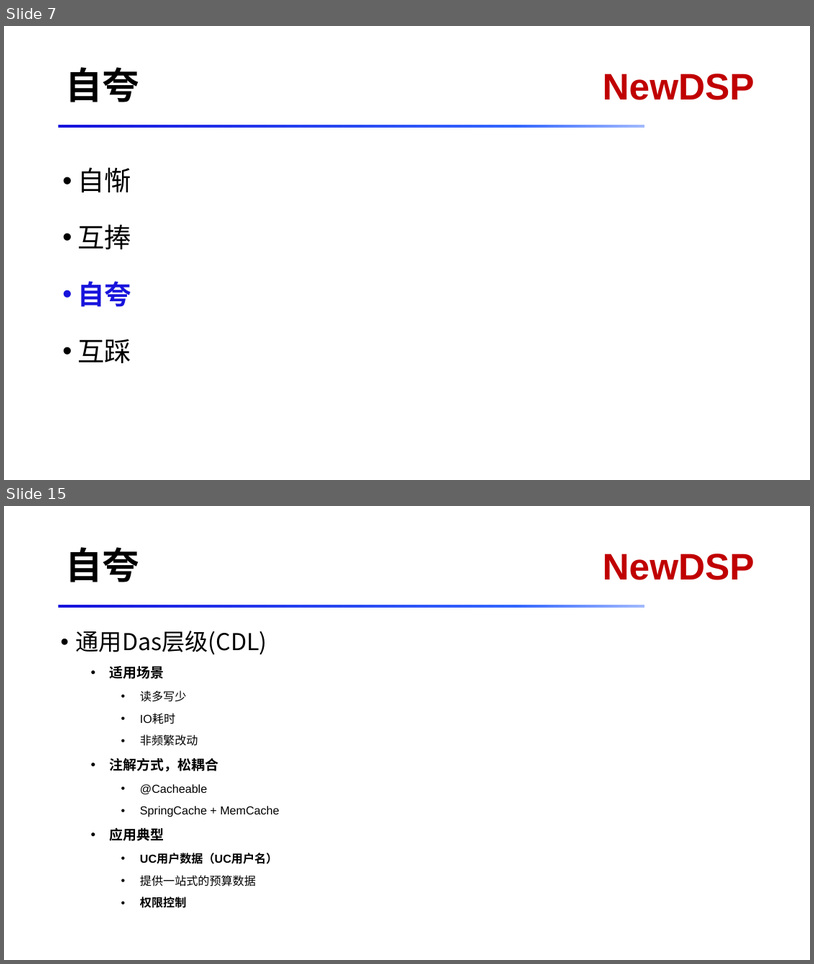
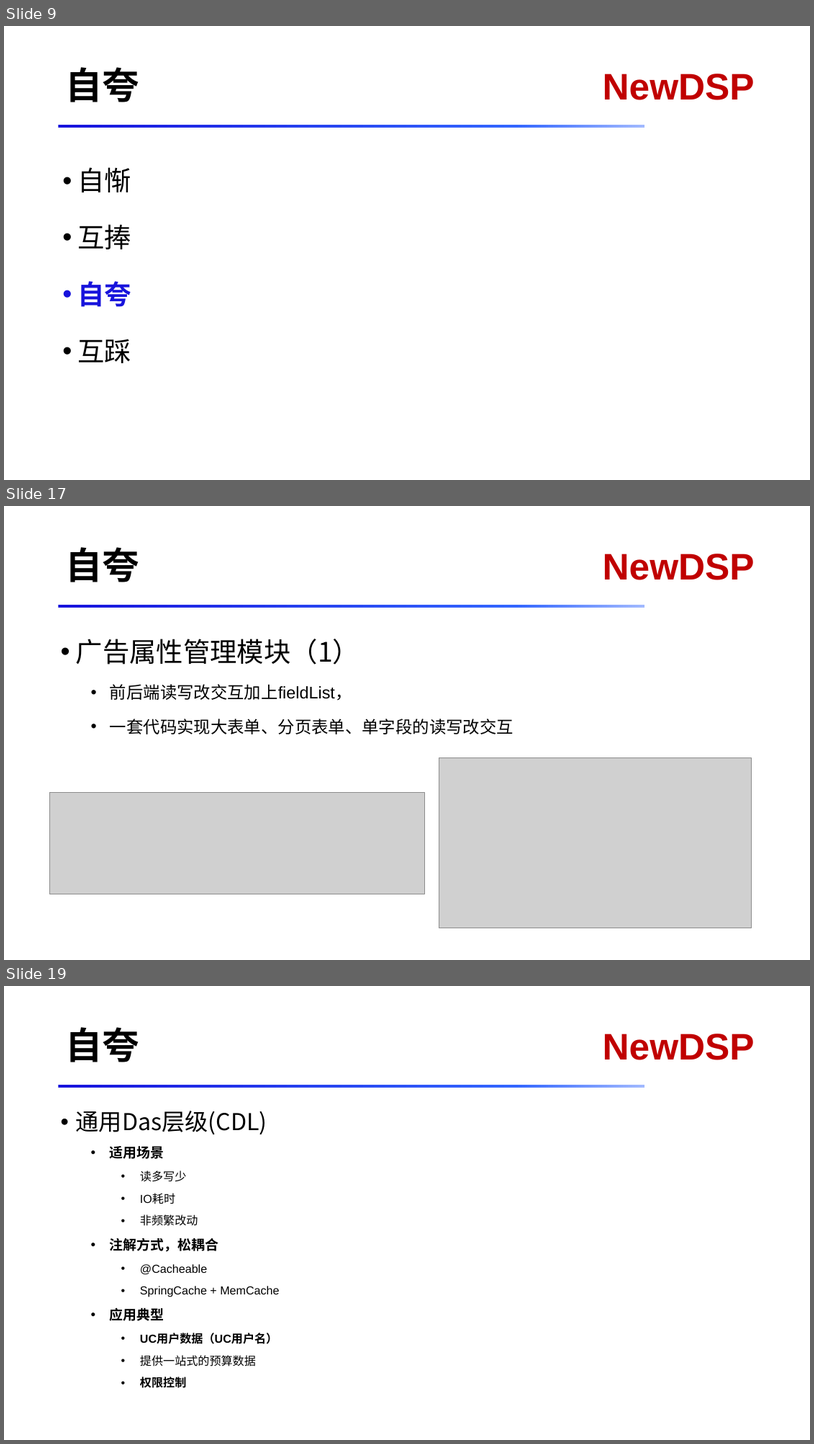
Before and after one commit to RedMagicVer7/docs, a slide deck: dsp/code/DSP代码赌场.pptx. Shown one above the other, each under a label of ours: slides 7 and 15 before the commit, slides 9, 17 and 19 after it; the slides between them are not shown. The pictures are 814x964 and 814x1444 pixels, drawn with LibreOffice and Linux fonts; fonts in the diff are those of the drawing; grey boxes stand for pictures. Boxes give left, top, right and bottom in pixels: in the first picture for what was removed or moved away, otherwise in the second. Text is boxed around its words. In the diff, an @@ line names an element or a change of style, - is before the commit and + after.

```diff
--- a/dsp/code/DSP代码赌场.pptx
+++ b/dsp/code/DSP代码赌场.pptx
@@ slide 17 added at [4, 506, 810, 960], background #FFFFFF; not listed: 2 template elements that a slide beside it also shows @@
@@ title added at [65, 547, 139, 582], 44 pt, text #000000, bold @@
+自夸
@@ text added at [76, 638, 514, 734], 20 pt, text #000000 @@
+• 广告属性管理模块（1）
+  • 前后端读写改交互加上fieldList，
+  • 一套代码实现大表单、分页表单、单字段的读写改交互
@@ picture added at [440, 758, 752, 928] @@
@@ picture added at [50, 792, 425, 894] @@
@@ what was slide 7 is now slide 9 @@
@@ what was slide 15 is now slide 19 @@
```
Also in this commit, not shown: 10 slides changed, 3 other slides added.
